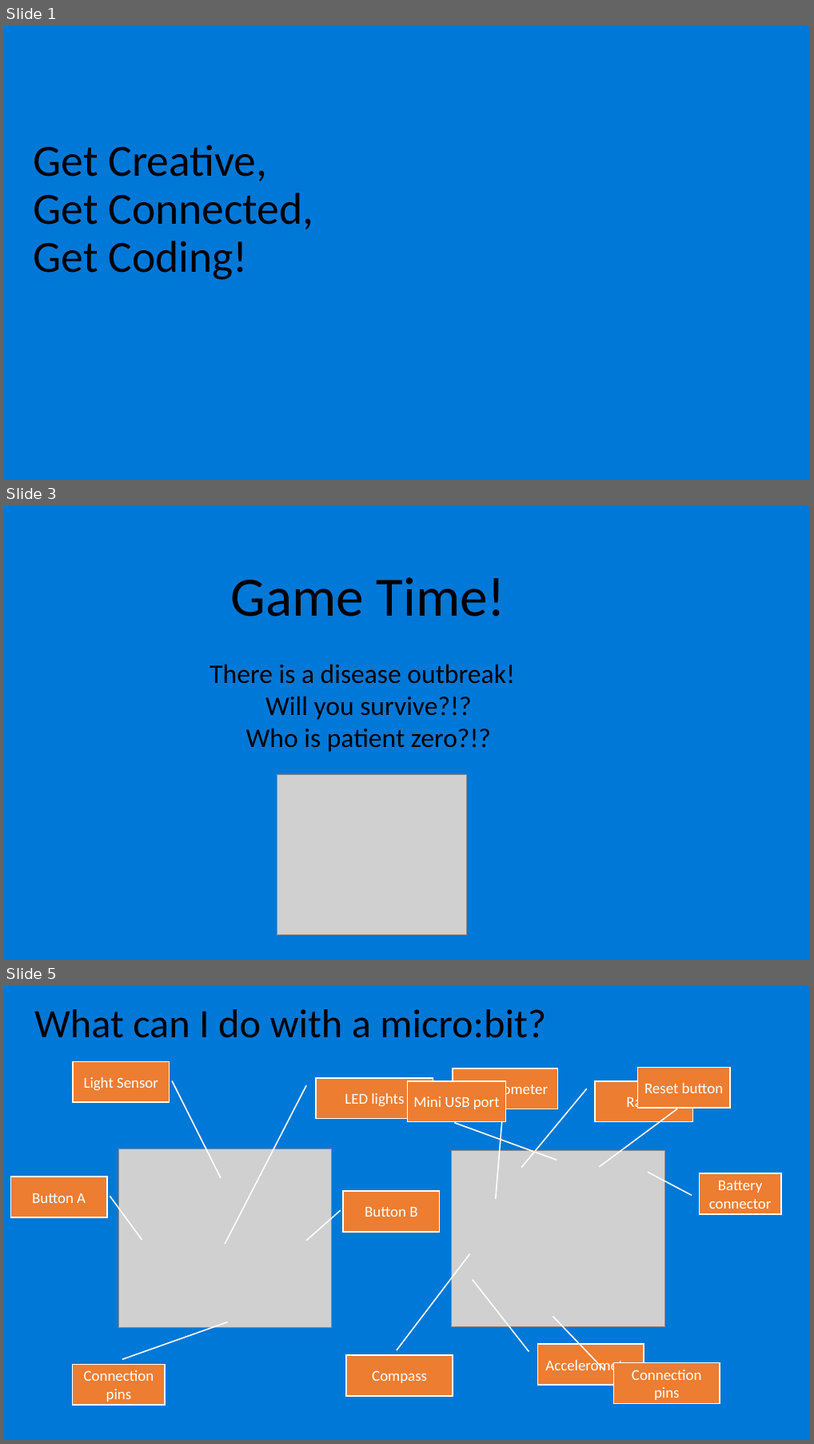
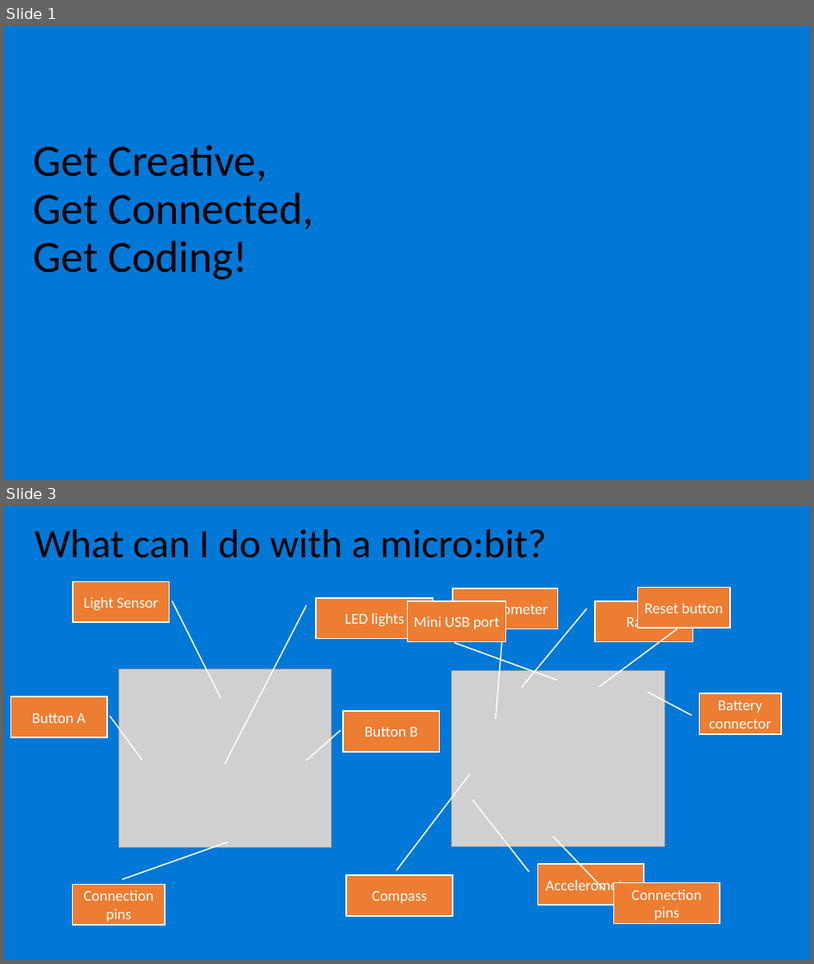
Before and after one commit to nicolehaugen/microbit, a slide deck: micro-bit-workshop-abbreviated.pptx. Shown one above the other, each under a label of ours: slides 1, 3 and 5 before the commit, slides 1 and 3 after it; the slides between them are not shown. The pictures are 814x1444 and 814x964 pixels, drawn with LibreOffice and Linux fonts; fonts in the diff are those of the drawing; grey boxes stand for pictures; background and template pictures are left out. Boxes give left, top, right and bottom in pixels: in the first picture for what was removed or moved away, otherwise in the second. Text is boxed around its words. In the diff, an @@ line names an element or a change of style, - is before the commit and + after.

```diff
--- a/micro-bit-workshop-abbreviated.pptx
+++ b/micro-bit-workshop-abbreviated.pptx
@@ slide 3 removed at <box>4,506,810,960</box>, background #0078D7 @@
@@ text removed at <box>230,577,506,616</box> @@
-Game Time!
@@ text removed at <box>210,664,515,752</box> @@
-There is a disease outbreak!
-Will you survive?!?
-Who is patient zero?!?
@@ picture removed at <box>277,774,466,935</box> @@
@@ what was slide 5 is now slide 3 @@
```
Also in this commit, not shown: 1 slide changed, 3 other slides removed.
